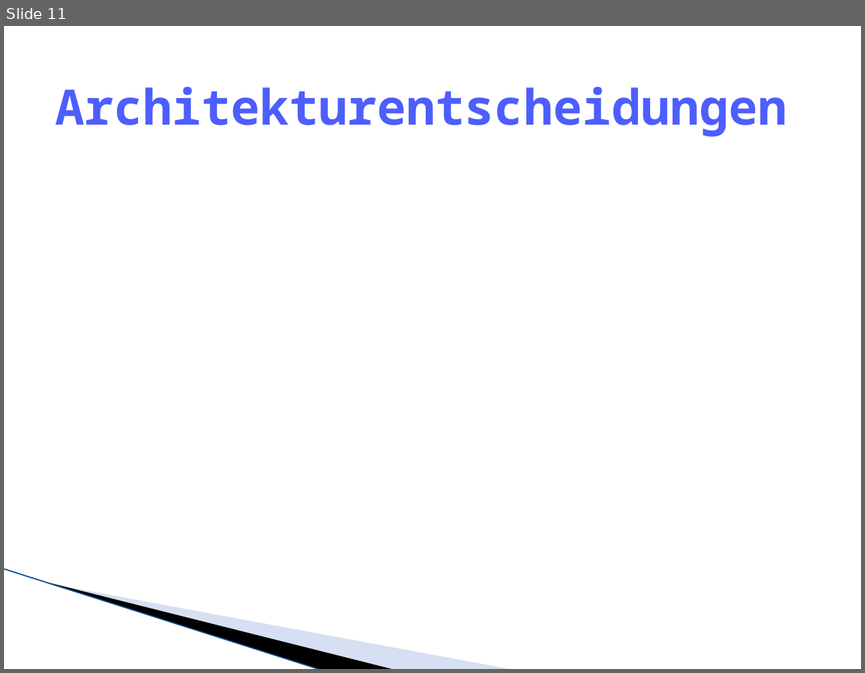
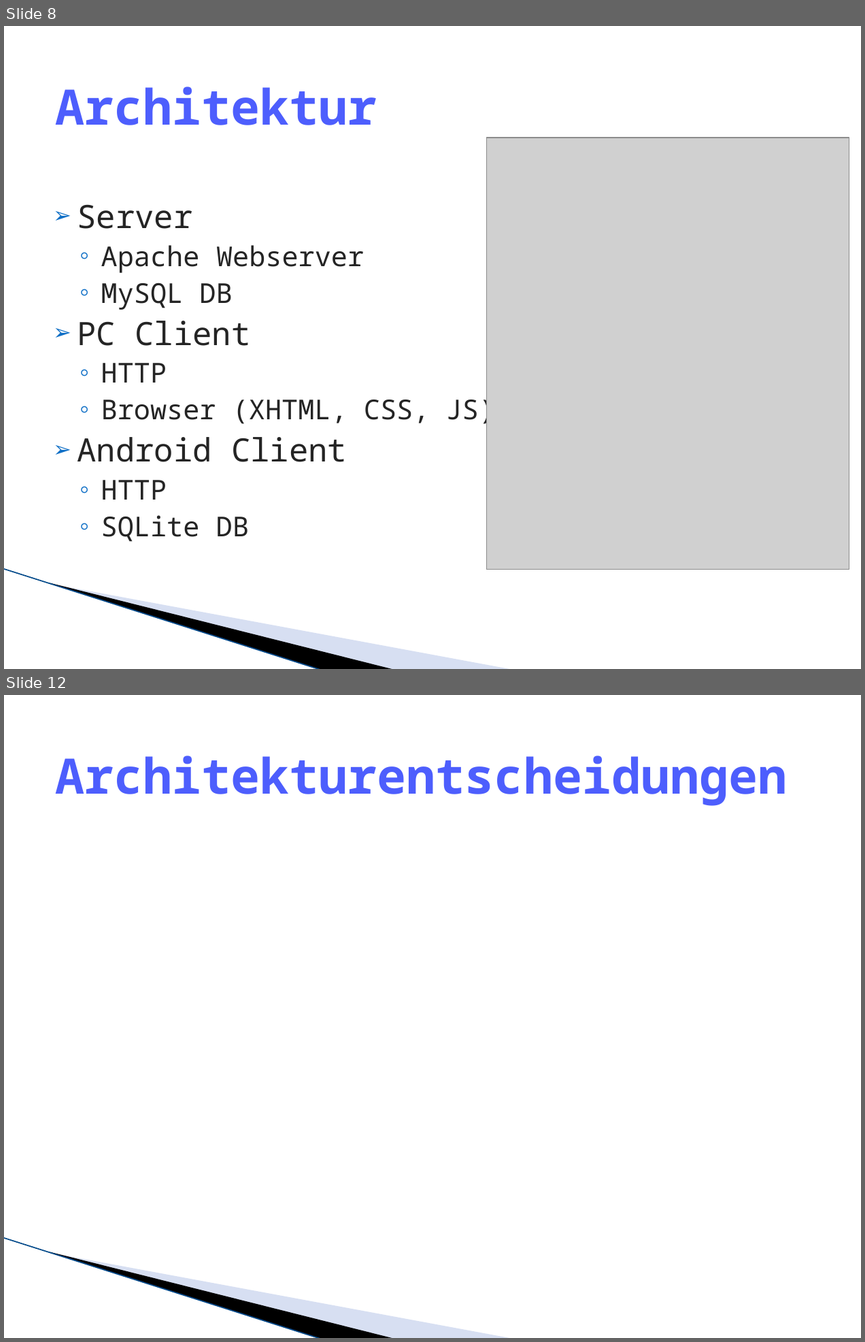
Before and after one commit to lukaselmer/hsr-mrt-software-engineering-2-project, a slide deck: doc/05_Design/praesentation.pptx. Shown one above the other, each under a label of ours: slide 11 before the commit, slides 8 and 12 after it; the slides between them are not shown. The pictures are 865x673 and 865x1342 pixels, drawn with LibreOffice and Linux fonts; fonts in the diff are those of the drawing; grey boxes stand for pictures; background and template pictures are left out. Boxes give left, top, right and bottom in pixels: in the first picture for what was removed or moved away, otherwise in the second. Text is boxed around its words. In the diff, an @@ line names an element or a change of style, - is before the commit and + after.

```diff
--- a/doc/05_Design/praesentation.pptx
+++ b/doc/05_Design/praesentation.pptx
@@ slide 8 added at [4,26,861,669], background #FFFFFF; not listed: 3 template elements that a slide beside it also shows @@
@@ title added at [55,87,377,125], 41 pt, text #4D5EFD, bold @@
+Architektur
@@ picture added at [486,138,849,569] @@
@@ text added at [77,204,495,541], 23 pt, text #242424 @@
+➢ Server
+  ◦ Apache Webserver
+  ◦ MySQL DB
+➢ PC Client
+  ◦ HTTP
+  ◦ Browser (XHTML, CSS, JS)
+➢ Android Client
+  ◦ HTTP
+  ◦ SQLite DB
@@ what was slide 11 is now slide 12 @@
```
Also in this commit, not shown: 6 slides changed, 3 other slides added, 3 slides removed, 2 other files.
